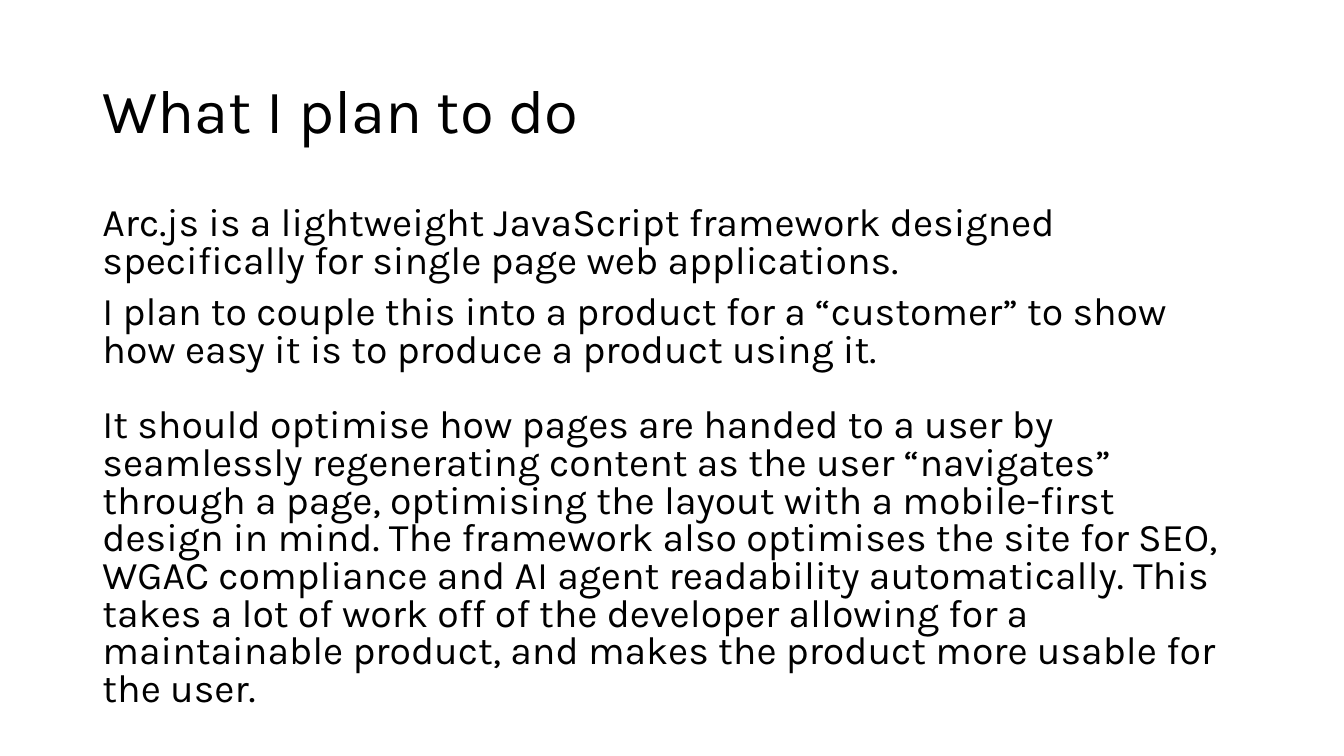
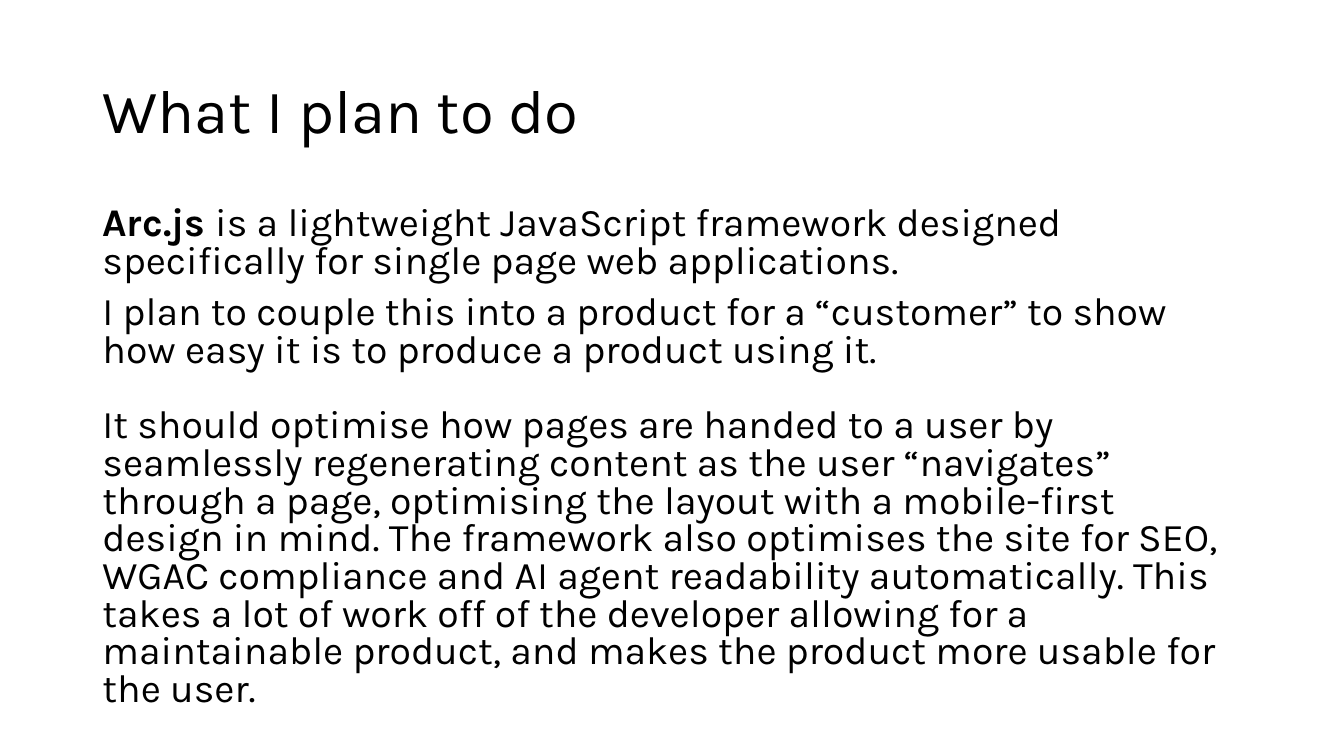
Before and after one commit to Gurnski/Arc, a slide deck: slide 2 of Project Plan.pptx. Drawn at 1344x756 pixels with LibreOffice and Linux fonts; fonts in the diff are those of the drawing. Boxes give left, top, right and bottom in pixels: in the first picture for what was removed or moved away, otherwise in the second. Text is boxed around its words. In the diff, an @@ line names an element or a change of style, - is before the commit and + after.

```diff
--- a/Project Plan.pptx
+++ b/Project Plan.pptx
@@ text at <box>102,208,1062,284</box>: bold on in "Arc.js" @@
```
Also in this commit, not shown: 1 slide added.
